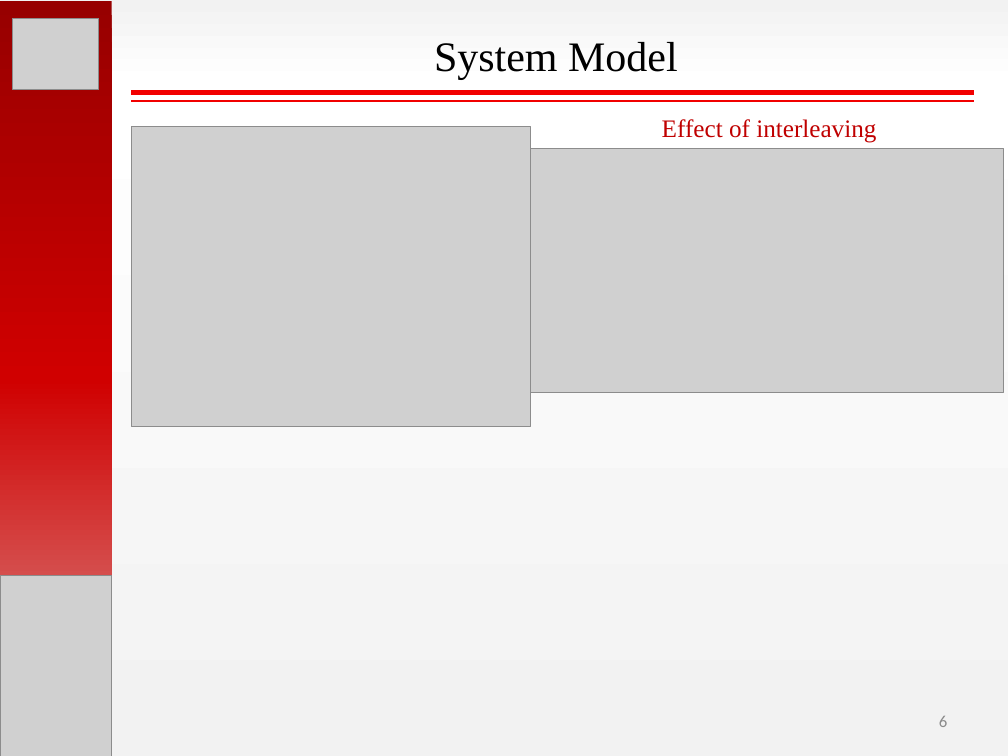
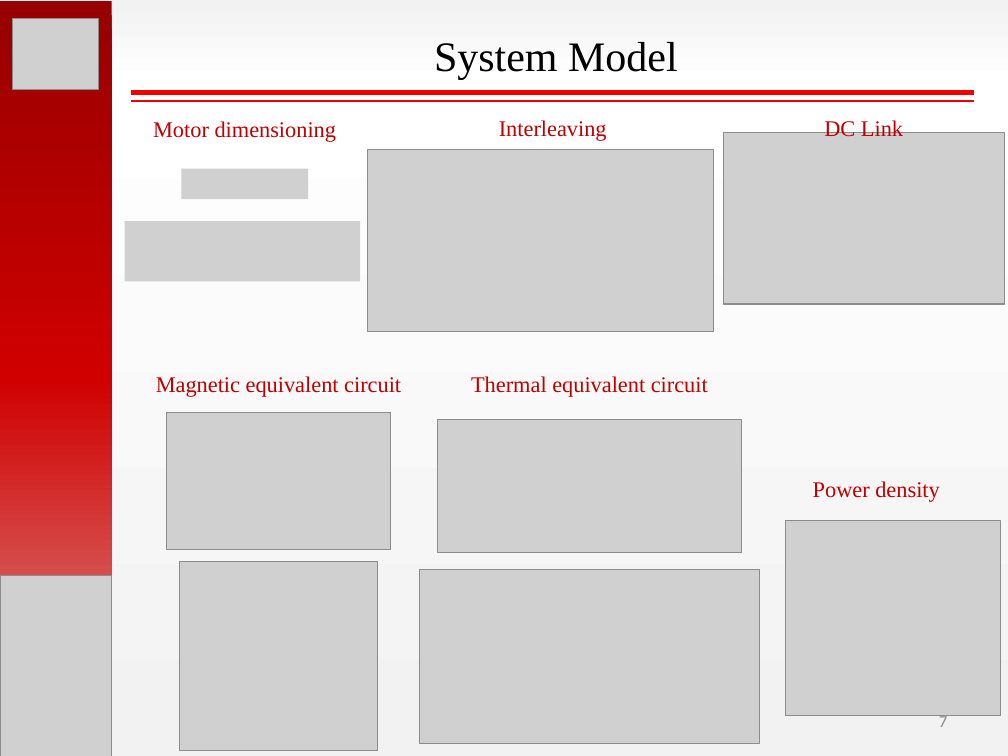
Before and after one commit to hakanpolat/IMMD, a slide deck: slide 7 of Paper/PEMD 2018/Presentation/PEMD2018_OralPres_Mesut_Uğur.pptx (slide 6 before the commit). Drawn at 1008x756 pixels with LibreOffice and Linux fonts; fonts in the diff are those of the drawing; grey boxes stand for pictures. Boxes give left, top, right and bottom in pixels: in the first picture for what was removed or moved away, otherwise in the second. Text is boxed around its words. In the diff, an @@ line names an element or a change of style, - is before the commit and + after.

```diff
--- a/Paper/PEMD 2018/Presentation/PEMD2018_OralPres_Mesut_Uğur.pptx
+++ b/Paper/PEMD 2018/Presentation/PEMD2018_OralPres_Mesut_Uğur.pptx
@@ text added at <box>824,119,903,137</box>, 16 pt, text #C00000 @@
+DC Link
@@ picture removed at <box>131,126,530,426</box> @@
@@ text added at <box>153,121,337,142</box>, 16 pt, text #C00000 @@
+Motor dimensioning
@@ picture: place and size @@
-picture at <box>530,148,1003,392</box>
+picture at <box>368,149,714,332</box>
@@ text at <box>499,120,607,141</box>: text changed; size 18 to 16 pt @@
-Effect of interleaving
+Interleaving
@@ picture added at <box>723,133,1004,304</box> @@
@@ picture added at <box>181,168,308,199</box> @@
@@ picture added at <box>125,221,361,281</box> @@
@@ text added at <box>156,376,401,397</box>, 16 pt, text #C00000 @@
+Magnetic equivalent circuit
@@ text added at <box>471,376,708,397</box>, 16 pt, text #C00000 @@
+Thermal equivalent circuit
@@ picture added at <box>166,412,391,549</box> @@
@@ picture added at <box>437,419,741,552</box> @@
@@ text added at <box>813,481,940,502</box>, 16 pt, text #C00000 @@
+Power density
@@ picture added at <box>786,521,1001,716</box> @@
@@ picture added at <box>179,561,378,751</box> @@
@@ picture added at <box>420,570,759,744</box> @@
@@ page number at <box>939,715,947,727</box>: text changed @@
-6
+7
```
Also in this commit, not shown: 6 other slides changed, 6 slides added, 6 slides removed, 16 other files.
